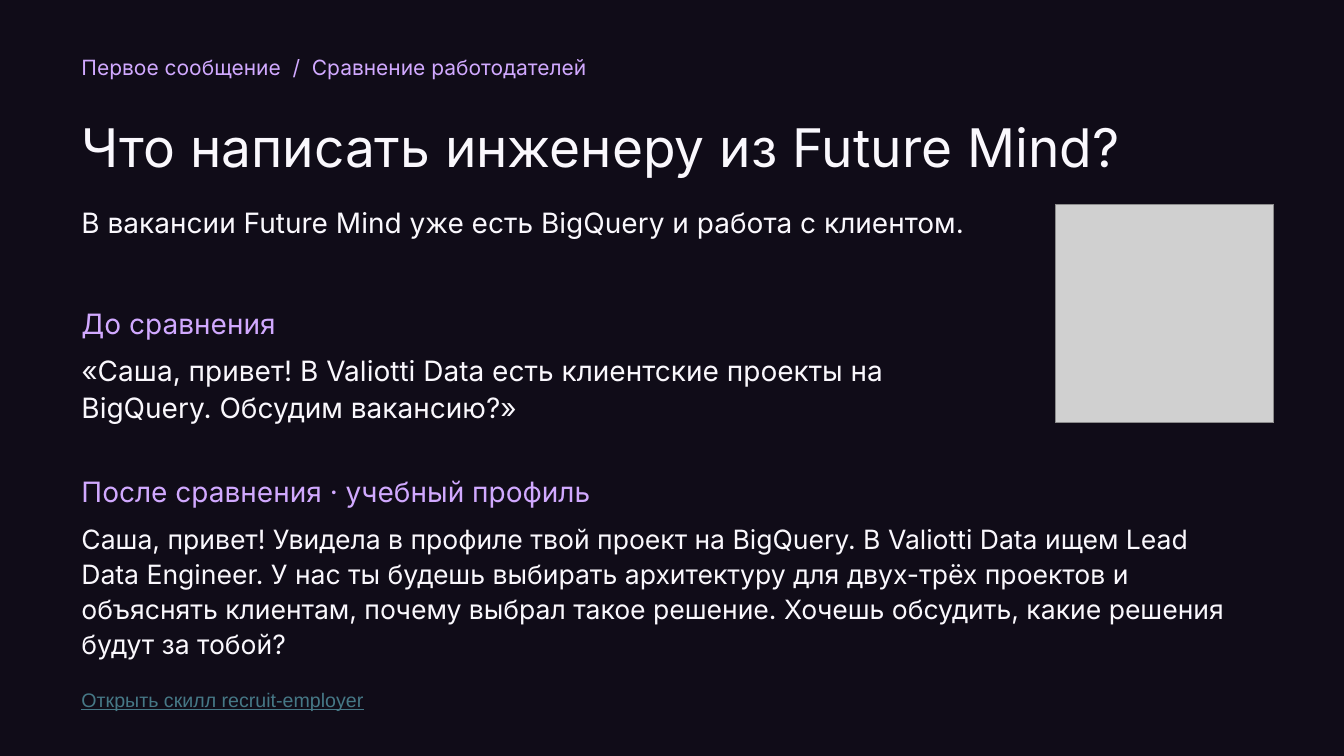
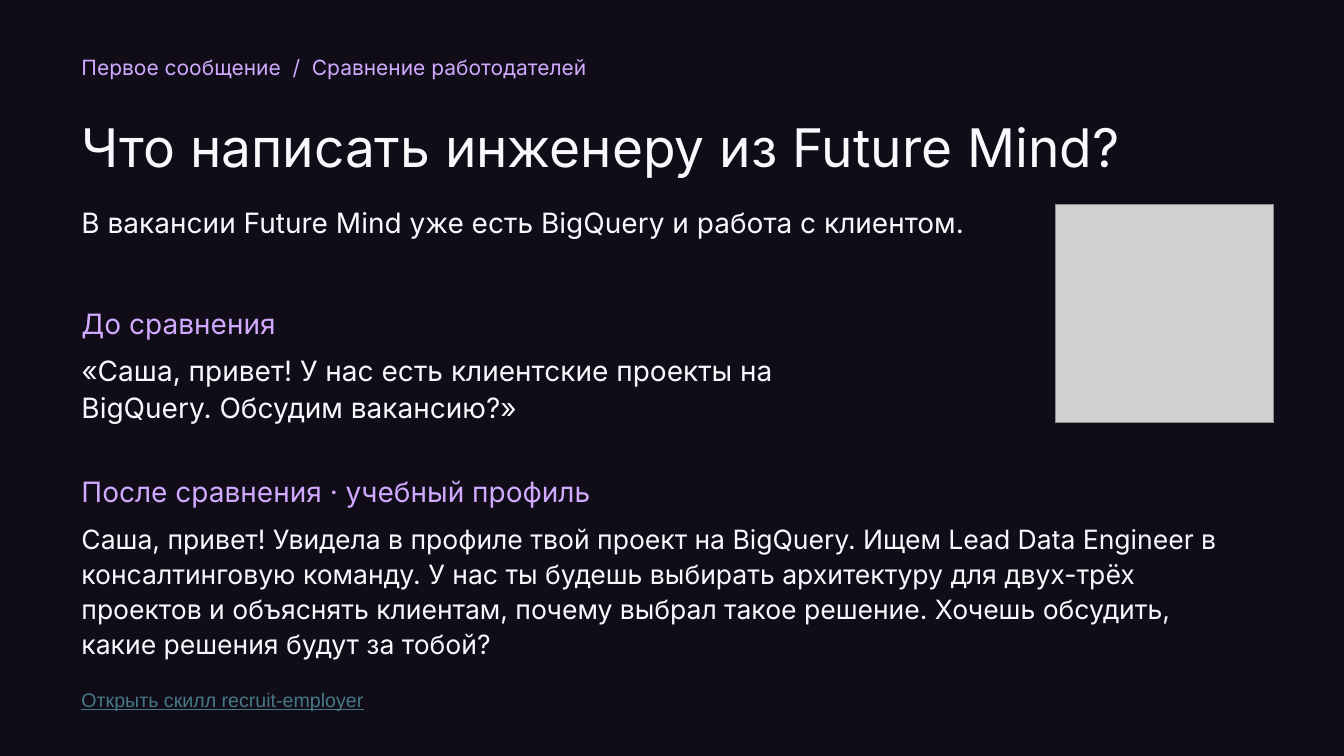
Before and after one commit to Da6ka/ta-meetup-ai-sourcing-2026-11-19, a slide deck: slide 9 of materials/spb-it-recruiter-meetup.pptx. Drawn at 1344x756 pixels with LibreOffice and Linux fonts; fonts in the diff are those of the drawing; grey boxes stand for pictures. Boxes give left, top, right and bottom in pixels: in the first picture for what was removed or moved away, otherwise in the second. Text is boxed around its words. In the diff, an @@ line names an element or a change of style, - is before the commit and + after.

```diff
--- a/materials/spb-it-recruiter-meetup.pptx
+++ b/materials/spb-it-recruiter-meetup.pptx
@@ text at [81, 360, 772, 424]: text changed @@
-«Саша, привет! В Valiotti Data есть клиентские проекты на BigQuery. Обсудим вакансию?»
+«Саша, привет! У нас есть клиентские проекты на BigQuery. Обсудим вакансию?»
@@ text at [81, 528, 1216, 660]: text changed @@
-Саша, привет! Увидела в профиле твой проект на BigQuery. В Valiotti Data ищем Lead Data Engineer. У нас ты будешь выбирать архитектуру для двух-трёх проектов и объяснять клиентам, почему выбрал такое решение. Хочешь обсудить, какие решения будут за тобой?
+Саша, привет! Увидела в профиле твой проект на BigQuery. Ищем Lead Data Engineer в консалтинговую команду. У нас ты будешь выбирать архитектуру для двух-трёх проектов и объяснять клиентам, почему выбрал такое решение. Хочешь обсудить, какие решения будут за тобой?
```
Also in this commit, not shown: 2 other slides changed, 5 other files.
